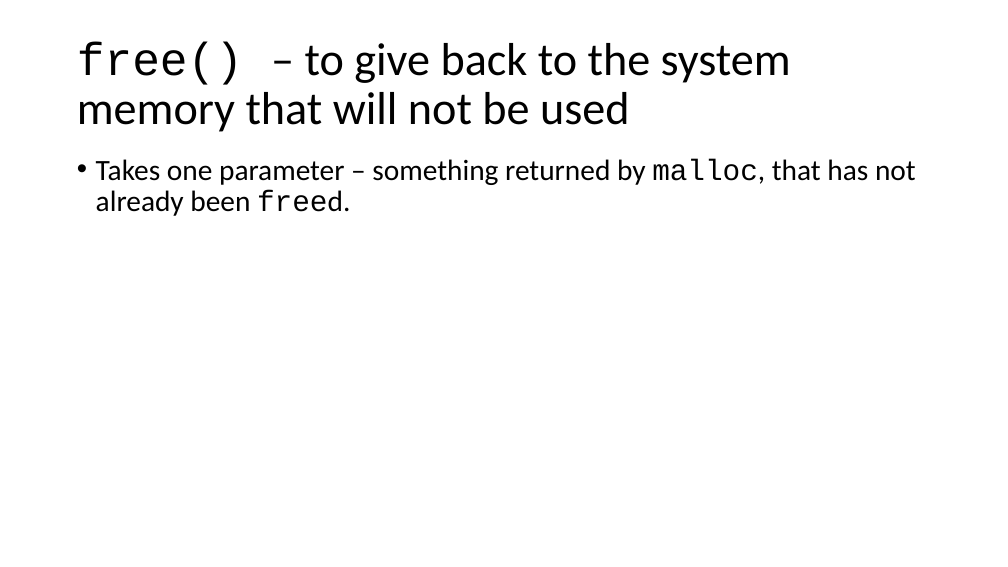
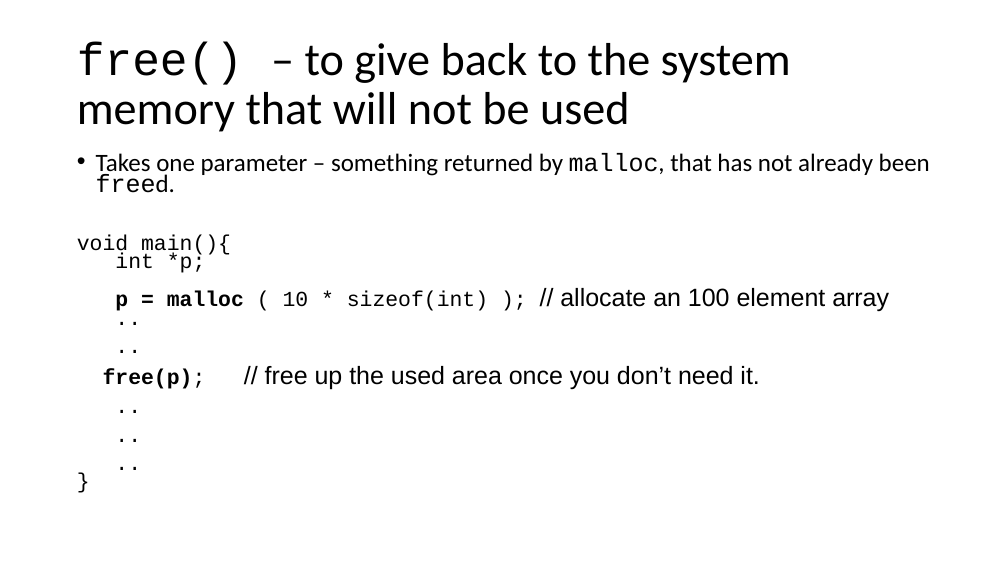
Before and after one commit to rbadrinath/FCP, a slide deck: slide 19 of slides/08-Pointers.pptx. Drawn at 1008x567 pixels with LibreOffice and Linux fonts; fonts in the diff are those of the drawing. Boxes give left, top, right and bottom in pixels: in the first picture for what was removed or moved away, otherwise in the second. Text is boxed around its words. In the diff, an @@ line names an element or a change of style, - is before the commit and + after.

```diff
--- a/slides/08-Pointers.pptx
+++ b/slides/08-Pointers.pptx
@@ text at (96, 153, 930, 193): size 28 to 23.8 pt in "Takes one parameter – something returned by ..."; line spacing 0.9 to 0.7 @@
@@ text at (77, 234, 889, 390): paragraphs added @@
+void main(){
+int *p;
+p = malloc ( 10 * sizeof(int) ); // allocate an 100 element array
+..
+..
+free(p); // free up the used area once you don’t need it.
+..
+..
+..
+}
```
Also in this commit, not shown: 3 other slides changed, 4 other files.
